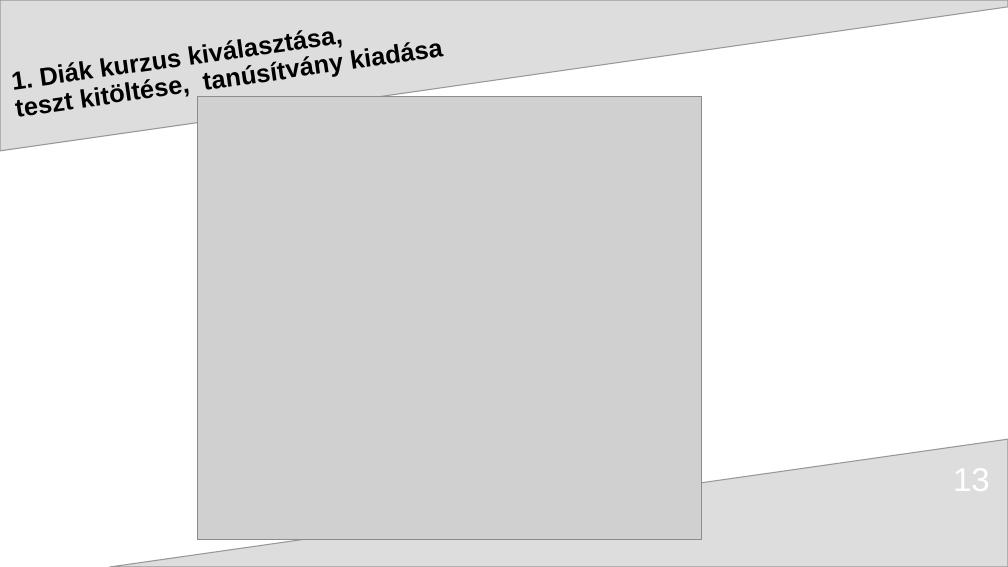
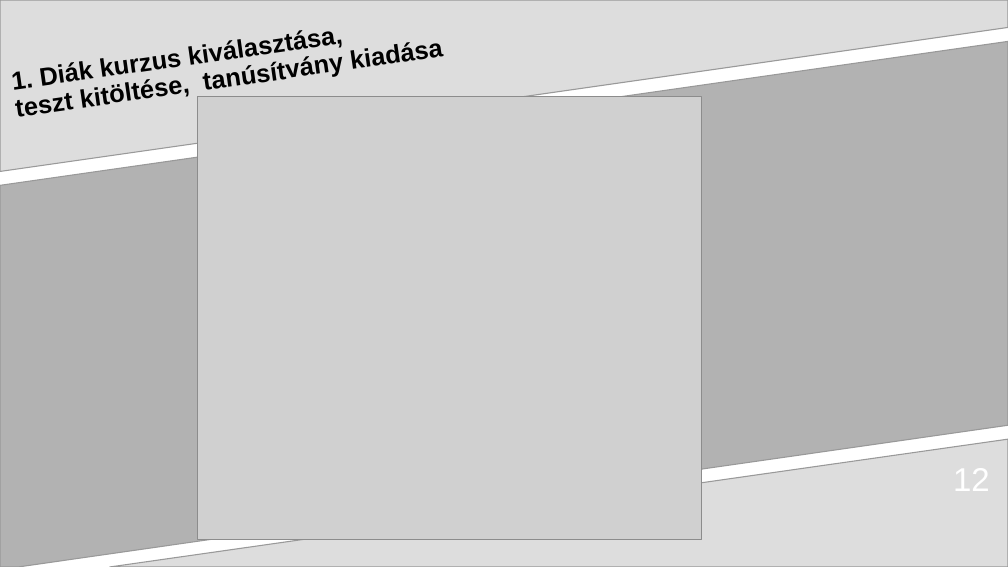
Before and after one commit to doomhyena/School-resources, a slide deck: slide 12 of 2024-25-13-evfolyam/ikt-I/masodik csoport munka.pptx (slide 13 before the commit). Drawn at 1008x567 pixels with LibreOffice and Linux fonts; fonts in the diff are those of the drawing; grey boxes stand for pictures. Boxes give left, top, right and bottom in pixels: in the first picture for what was removed or moved away, otherwise in the second. Text is boxed around its words. In the diff, an @@ line names an element or a change of style, - is before the commit and + after.

```diff
--- a/2024-25-13-evfolyam/ikt-I/masodik csoport munka.pptx
+++ b/2024-25-13-evfolyam/ikt-I/masodik csoport munka.pptx
@@ freeform shape: place and size @@
-freeform shape at (0,0,1008,151)
+freeform shape at (0,0,1008,172)
@@ freeform shape added at (0,41,1008,567), fill #B2B2B2, outline #999999 0.85 pt @@
```
Also in this commit, not shown: 5 other slides changed, 2 slides added, 4 slides removed.
